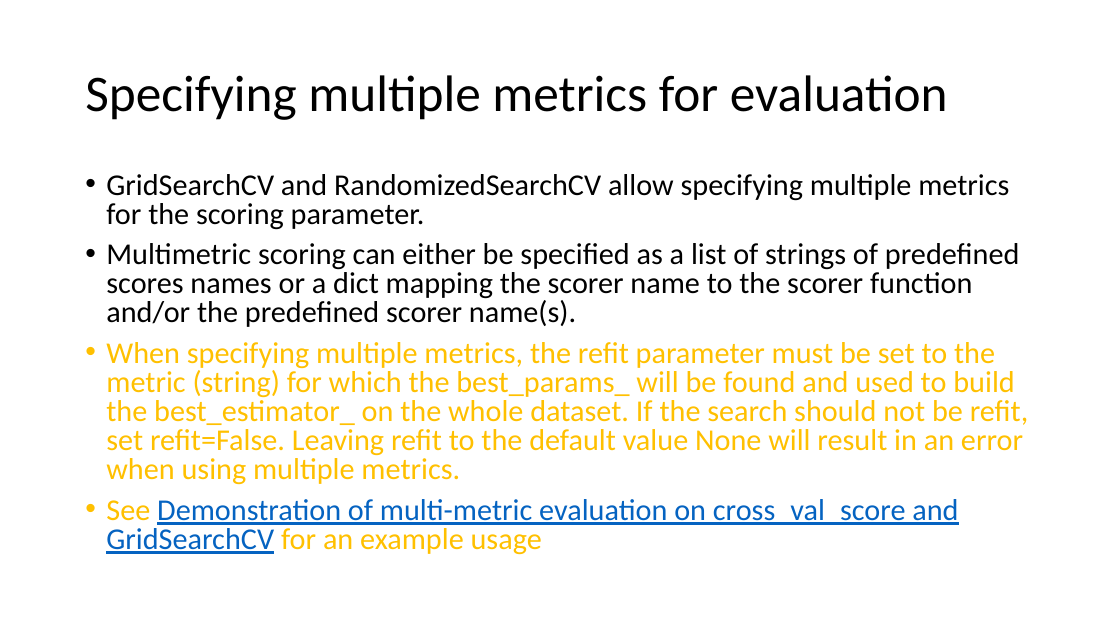
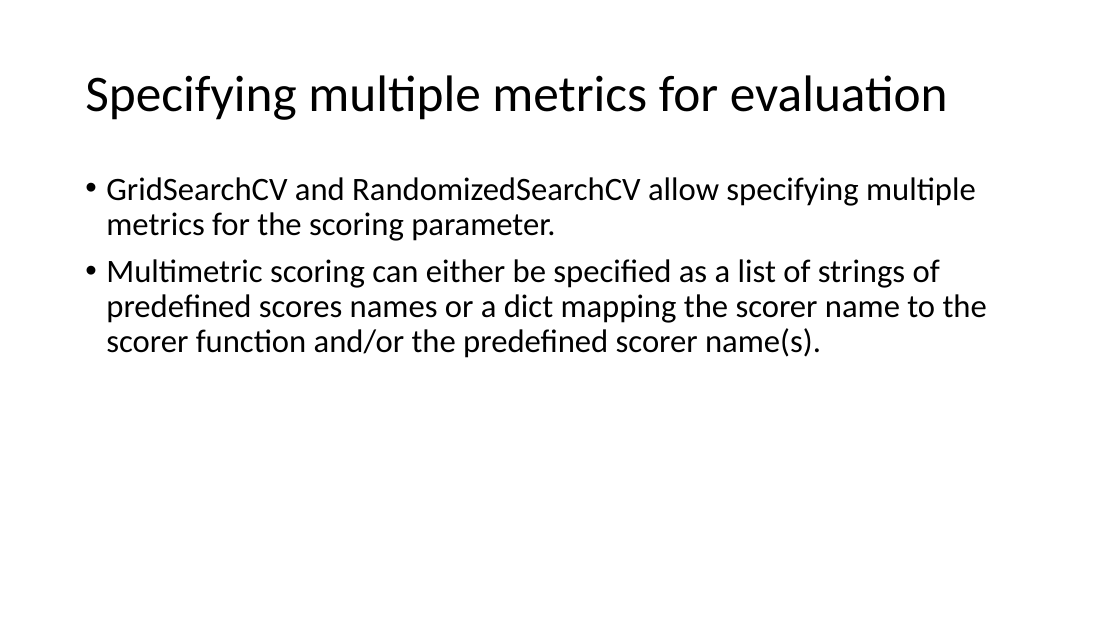
Before and after one commit to FranzGH/IoT_ML, a slide deck: slide 36 of Model selection.pptx (slide 34 before the commit). Drawn at 1120x630 pixels with LibreOffice and Linux fonts; fonts in the diff are those of the drawing. Boxes give left, top, right and bottom in pixels: in the first picture for what was removed or moved away, otherwise in the second. Text is boxed around its words. In the diff, an @@ line names an element or a change of style, - is before the commit and + after.

```diff
--- a/Model selection.pptx
+++ b/Model selection.pptx
@@ text "GridSearchCV and RandomizedSearchCV allow specifying ..." at bbox=[106, 177, 987, 358]: size 25.9 to 28 pt; line spacing 0.8 to 0.9 @@
@@ text at bbox=[106, 342, 1029, 555]: paragraphs removed @@
-• When specifying multiple metrics, the refit parameter must be set to the metric (string) for which the best_params_ will be found and used to build the best_estimator_ on the whole dataset. If the search should not be refit, set refit=False. Leaving refit to the default value None will result in an error when using multiple metrics.
-• See Demonstration of multi-metric evaluation on cross_val_score and GridSearchCV for an example usage
```
Also in this commit, not shown: 23 other slides changed, 3 slides added, 1 slide removed, 8 other files.
